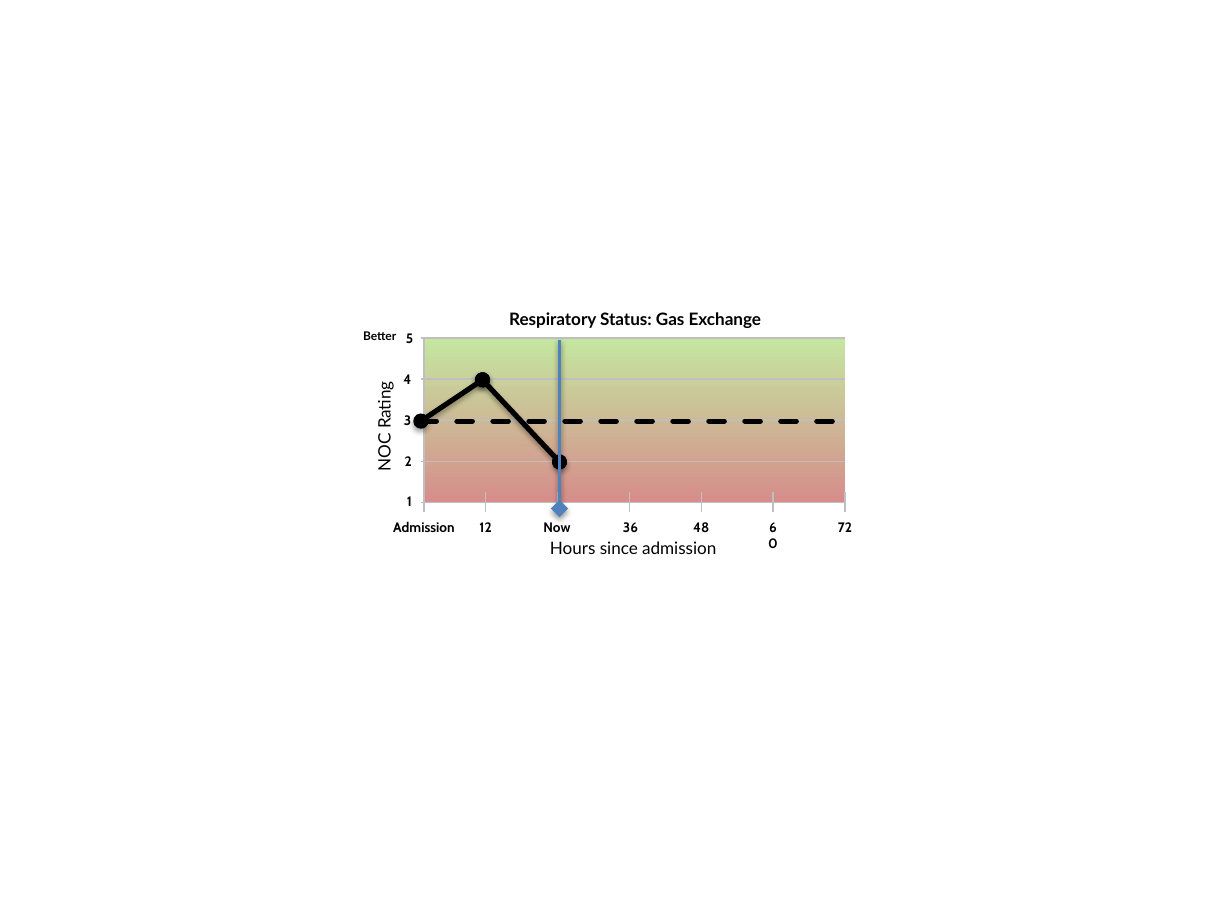
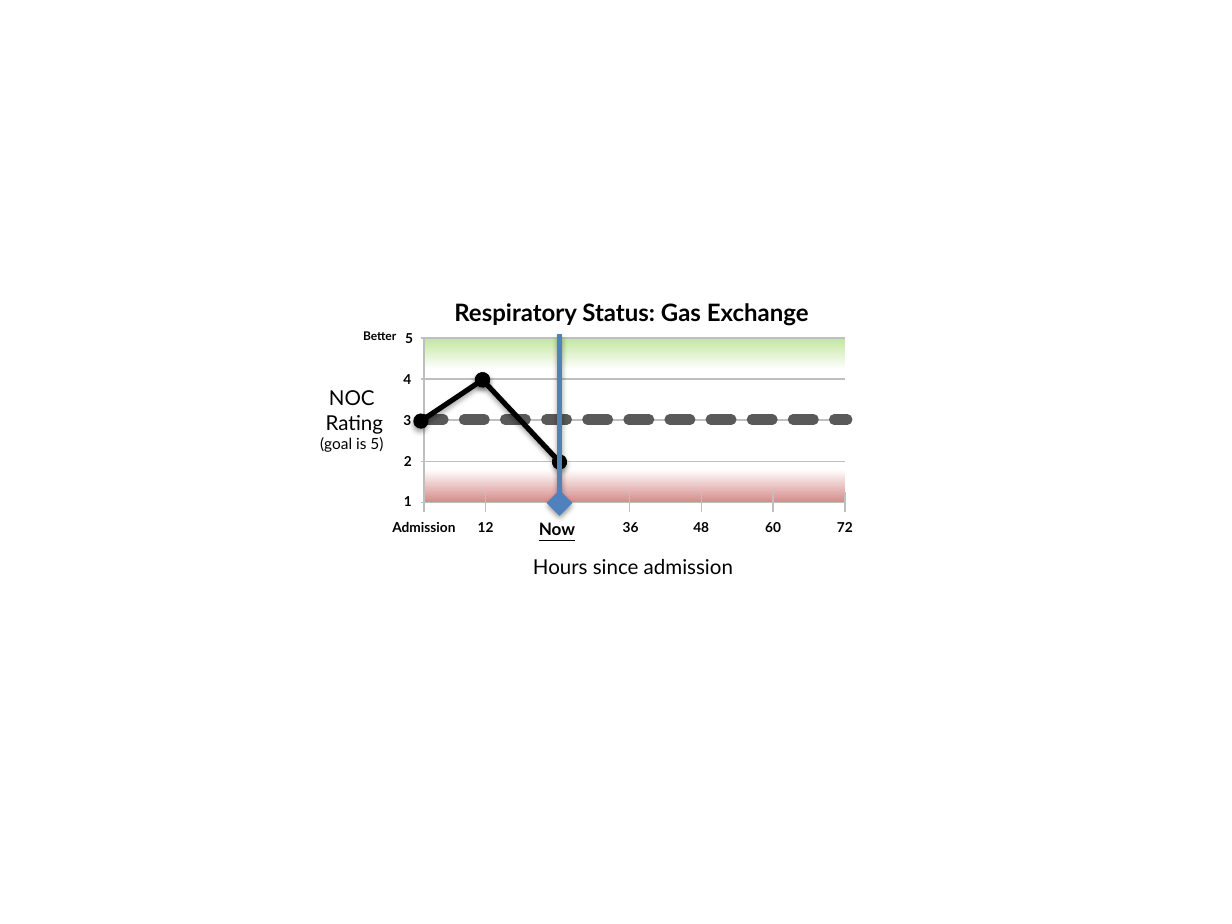
Before and after one commit to kinshukg/febretpository, a slide deck: slide 4 of HANDS/trunk/data/Design.pptx (slide 2 before the commit). Drawn at 1232x924 pixels with LibreOffice and Linux fonts; fonts in the diff are those of the drawing. Boxes give left, top, right and bottom in pixels: in the first picture for what was removed or moved away, otherwise in the second. Text is boxed around its words. In the diff, an @@ line names an element or a change of style, - is before the commit and + after.

```diff
--- a/HANDS/trunk/data/Design.pptx
+++ b/HANDS/trunk/data/Design.pptx
@@ text "Respiratory Status: Gas Exchange": place and size @@
-text "Respiratory Status: Gas Exchange" at (509,312,761,328)
+text "Respiratory Status: Gas Exchange" at (454,303,809,326)
@@ text "Respiratory Status: Gas Exchange" at (454,303,809,326): size 10 to 14 pt @@
@@ rectangle at (424,339,845,503): fill gradient #C4E6A0 to #D68D8B to gradient #C4E6A0 to #FFFFFF to #D68D8B @@
@@ arrow moved from (559, 509) - (559, 340) to (559, 503) - (559, 334) @@
@@ arrow (559, 503) - (559, 334): stroke #4F81BD 2 pt to #4F81BD 3 pt @@
@@ text "NOC" at (320,390,384,452): rotation 270 to 0 degrees @@
@@ text at (320,390,384,452): text changed; size 10 to 12 pt @@
-NOC Rating
+NOC
+Rating
+(goal is 5)
@@ line (423, 420) - (848, 420): stroke #000000 3 pt dashed to #595959 6 pt dashed @@
@@ text "Now" at (539,522,575,535): size 8 to 10 pt, font Cabin to Lato, underline on @@
@@ font Cabin to Lato in 10 elements at (404,456,412,466), (403,415,411,425), (403,374,411,384), (405,333,413,343), (404,496,412,506), (392,521,455,532), (693,522,709,532), (765,522,781,532), (478,522,494,532), (623,522,639,532) @@
@@ text "Hours since admission": place and size @@
-text "Hours since admission" at (550,541,716,554)
+text "Hours since admission" at (533,559,733,574)
@@ text "Hours since admission" at (533,559,733,574): size 10 to 12 pt @@
```
Also in this commit, not shown: 3 other slides changed, 2 slides added, 16 other files.
